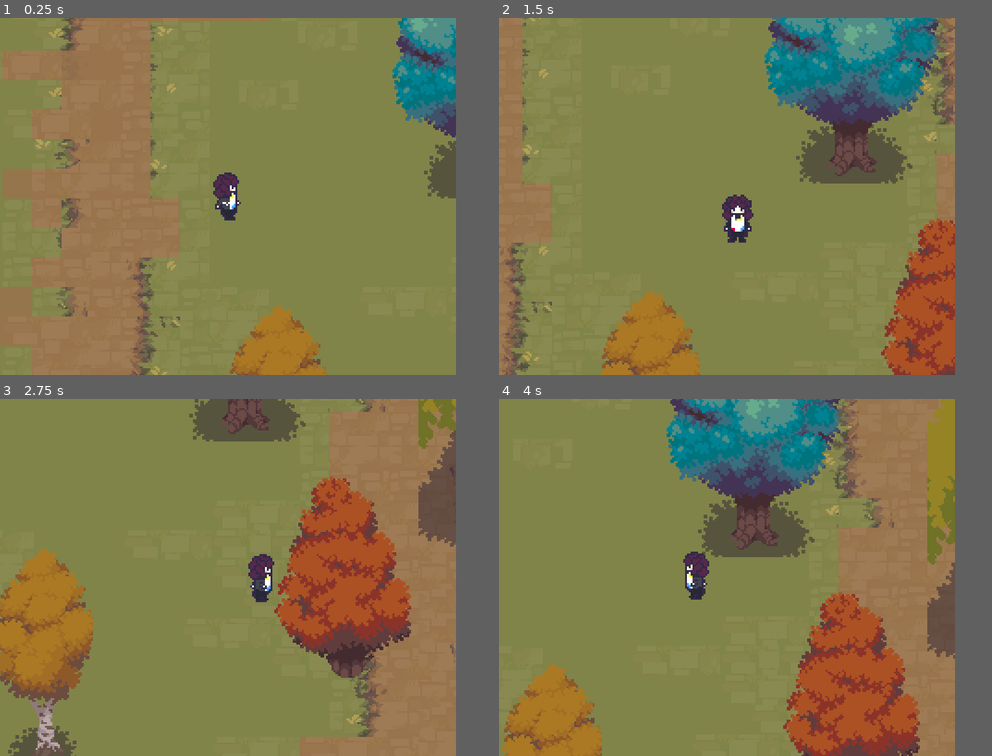
Above: before the commit, frames 1-4 (two rows, left to right).
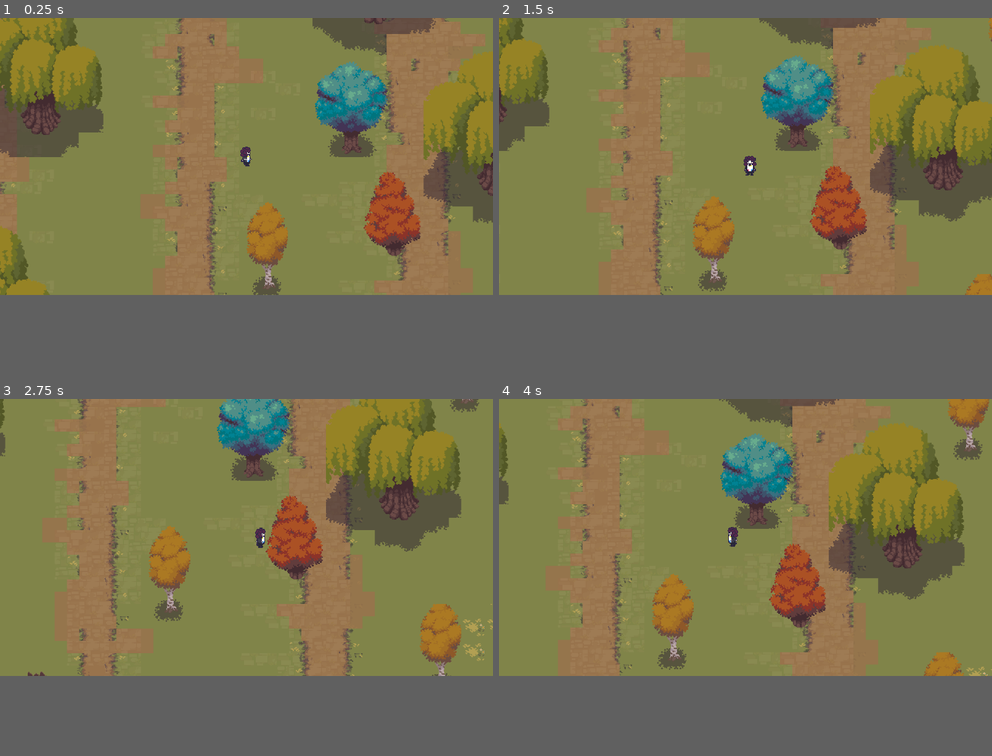
Above: after the commit, the same moments.

Repository: Novaaaaaaaaa0/KnightHacks2026
Game: Godot game, scene res://scenes/puzzle1.tscn
The game is run twice, just before and just after one commit, with the same random seed, the same clock (stepped at 60 frames per second) and the same inputs.
Inputs:
- Up to frame 1 (0.25 s): no input
- Up to frame 2 (1.5 s): tap Enter at 0.5 s; hold D (moveRight) 0.53-1.28 s; hold S (moveDown) from 1.28 s (still down)
- Up to frame 3 (2.75 s): release S (moveDown) at 2.03 s; hold D (moveRight) from 2.03 s (still down)
- Up to frame 4 (4 s): release D (moveRight) at 2.78 s; hold W (moveUp) 2.78-3.53 s; hold A (moveLeft) from 3.53 s (still down)
In our replay, the window is 740x580 before the commit and 800x450 after it. These sizes can differ from the game's own. Grey fills any space a smaller window leaves; there, only what the larger window draws over its background counts as a difference.

The runs differ from the first frame. In frame 1, 45% of the frame differs, in the area x 0-100%, y 0-100%; in frame 2, 44%; in frame 3, 44%; in frame 4, 50%.

Commit message:
Created Parallax effect on TitleScreen

Diff:
--- /dev/null
+++ b/assets/shaders/blueShader.tres
@@ -0,0 +1,12 @@
+[gd_resource type="ShaderMaterial" format=3 uid="uid://ufjqox7ikphh"]
+
+[ext_resource type="Shader" uid="uid://bv0x6iecbvljm" path="res://assets/shaders/shaders/redShader.gdshader" id="1_jcver"]
+
+[resource]
+shader = ExtResource("1_jcver")
+shader_parameter/threshold_r = 0.122000005795
+shader_parameter/threshold_g = 0.14000000665
+shader_parameter/threshold_b = 0.298000014155
+shader_parameter/threshold = 1.5600000741
+shader_parameter/spare_color = Color(0.19040763, 0.2625505, 0.394102, 1)
+shader_parameter/tolerance = 0.9330000443175
--- /dev/null
+++ b/assets/shaders/greenShader.tres
@@ -0,0 +1,40 @@
+[gd_resource type="ShaderMaterial" format=3 uid="uid://j4k1yhpqn6w4"]
+
+[sub_resource type="Shader" id="Shader_v44td"]
+code = "shader_type canvas_item;
+
+uniform float threshold_r: hint_range(0.0, 1.0);
+uniform float threshold_g: hint_range(0.0, 1.0);
+uniform float threshold_b: hint_range(0.0, 1.0);
+uniform float threshold: hint_range(0.0, 10.0);
+
+uniform vec3 spare_color: source_color;
+uniform float tolerance: hint_range(0.0, 1.0);
+
+void fragment() {
+	vec3 orig_color = texture(TEXTURE,UV).rgb;
+	// Grayscale control
+	float r = COLOR.r + threshold_r;
+	float g = COLOR.g + threshold_g;
+	float b = COLOR.g + threshold_b;
+	float color = r * g * b;
+	color = clamp(color,0.,color-threshold);
+	COLOR.rgb = vec3(color);
+
+	// Spare color control
+	// difference between target color and original texture color
+	float diff = distance(spare_color,orig_color);
+	// create mask for selected color
+	float spare_mask = diff > tolerance ? 0. : 1.;
+
+	COLOR.rgb = mix(vec3(color),spare_color,spare_mask);
+}"
+
+[resource]
+shader = SubResource("Shader_v44td")
+shader_parameter/threshold_r = 0.0890000042275
+shader_parameter/threshold_g = 0.118000005605
+shader_parameter/threshold_b = 0.10800000512999999
+shader_parameter/threshold = 0.0
+shader_parameter/spare_color = Color(0.19840994, 0.3597371, 0.194574, 1)
+shader_parameter/tolerance = 0.2850000135375
--- /dev/null
+++ b/assets/shaders/redShader.tres
@@ -0,0 +1,40 @@
+[gd_resource type="ShaderMaterial" format=3 uid="uid://b5mmklpcsk6j2"]
+
+[sub_resource type="Shader" id="Shader_uqt1p"]
+code = "shader_type canvas_item;
+
+uniform float threshold_r: hint_range(0.0, 1.0);
+uniform float threshold_g: hint_range(0.0, 1.0);
+uniform float threshold_b: hint_range(0.0, 1.0);
+uniform float threshold: hint_range(0.0, 10.0);
+
+uniform vec3 spare_color: source_color;
+uniform float tolerance: hint_range(0.0, 1.0);
+
+void fragment() {
+	vec3 orig_color = texture(TEXTURE,UV).rgb;
+	// Grayscale control
+	float r = COLOR.r + threshold_r;
+	float g = COLOR.g + threshold_g;
+	float b = COLOR.g + threshold_b;
+	float color = r * g * b;
+	color = clamp(color,0.,color-threshold);
+	COLOR.rgb = vec3(color);
+
+	// Spare color control
+	// difference between target color and original texture color
+	float diff = distance(spare_color,orig_color);
+	// create mask for selected color
+	float spare_mask = diff > tolerance ? 0. : 1.;
+
+	COLOR.rgb = mix(vec3(color),spare_color,spare_mask);
+}"
+
+[resource]
+shader = SubResource("Shader_uqt1p")
+shader_parameter/threshold_r = 0.2090000099275
+shader_parameter/threshold_g = 1.0
+shader_parameter/threshold_b = 0.4230000200925
+shader_parameter/threshold = 1.7510000831724999
+shader_parameter/spare_color = Color(0.62650627, 0.37125087, 0.4232491, 1)
+shader_parameter/tolerance = 0.7710000366225
--- /dev/null
+++ b/assets/shaders/shaders/blueShader.gdshader
@@ -0,0 +1,28 @@
+shader_type canvas_item;
+
+uniform float threshold_r: hint_range(0.0, 1.0);
+uniform float threshold_g: hint_range(0.0, 1.0);
+uniform float threshold_b: hint_range(0.0, 1.0);
+uniform float threshold: hint_range(0.0, 10.0);
+
+uniform vec3 spare_color: source_color;
+uniform float tolerance: hint_range(0.0, 1.0);
+
+void fragment() {
+	vec3 orig_color = texture(TEXTURE,UV).rgb;
+	// Grayscale control
+	float r = COLOR.r + threshold_r;
+	float g = COLOR.g + threshold_g;
+	float b = COLOR.g + threshold_b;
+	float color = r * g * b;
+	color = clamp(color,0.,color-threshold);
+	COLOR.rgb = vec3(color);
+
+	// Spare color control
+	// difference between target color and original texture color
+	float diff = distance(spare_color,orig_color);
+	// create mask for selected color
+	float spare_mask = diff > tolerance ? 0. : 1.;
+
+	COLOR.rgb = mix(vec3(color),spare_color,spare_mask);
+}
--- /dev/null
+++ b/assets/shaders/shaders/redShader.gdshader
@@ -0,0 +1,28 @@
+shader_type canvas_item;
+
+uniform float threshold_r: hint_range(0.0, 1.0);
+uniform float threshold_g: hint_range(0.0, 1.0);
+uniform float threshold_b: hint_range(0.0, 1.0);
+uniform float threshold: hint_range(0.0, 10.0);
+
+uniform vec3 spare_color: source_color;
+uniform float tolerance: hint_range(0.0, 1.0);
+
+void fragment() {
+	vec3 orig_color = texture(TEXTURE,UV).rgb;
+	// Grayscale control
+	float r = COLOR.r + threshold_r;
+	float g = COLOR.g + threshold_g;
+	float b = COLOR.g + threshold_b;
+	float color = r * g * b;
+	color = clamp(color,0.,color-threshold);
+	COLOR.rgb = vec3(color);
+
+	// Spare color control
+	// difference between target color and original texture color
+	float diff = distance(spare_color,orig_color);
+	// create mask for selected color
+	float spare_mask = diff > tolerance ? 0. : 1.;
+
+	COLOR.rgb = mix(vec3(color),spare_color,spare_mask);
+}
--- a/assets/shaders/shaders/title_menu_shaders.gdshader
+++ b/assets/shaders/shaders/title_menu_shaders.gdshader
@@ -1,8 +1,28 @@
 shader_type canvas_item;
 
-// --- Uniforms --- //
-uniform bool weighted = true;	// Determines whether to use normal or weighted averages
+uniform float threshold_r: hint_range(0.0, 1.0);
+uniform float threshold_g: hint_range(0.0, 1.0);
+uniform float threshold_b: hint_range(0.0, 1.0);
+uniform float threshold: hint_range(0.0, 10.0);
+
+uniform vec3 spare_color: source_color;
+uniform float tolerance: hint_range(0.0, 1.0);
 
 void fragment() {
-	COLOR.rgb = mix(vec3((COLOR.r + COLOR.g + COLOR.b) / 3.0),  vec3(0.299 * COLOR.r + 0.587 * COLOR.g + 0.114 * COLOR.b), float(weighted));
+	vec3 orig_color = texture(TEXTURE,UV).rgb;
+	// Grayscale control
+	float r = COLOR.r + threshold_r;
+	float g = COLOR.g + threshold_g;
+	float b = COLOR.g + threshold_b;
+	float color = r * g * b;
+	color = clamp(color,0.,color-threshold);
+	COLOR.rgb = vec3(color);
+
+	// Spare color control
+	// difference between target color and original texture color
+	float diff = distance(spare_color,orig_color);
+	// create mask for selected color
+	float spare_mask = diff > tolerance ? 0. : 1.;
+
+	COLOR.rgb = mix(vec3(color),spare_color,spare_mask);
 }
--- a/assets/shaders/shaders/title_menu_shaders.tres
+++ b/assets/shaders/shaders/title_menu_shaders.tres
@@ -1,7 +1,12 @@
 [gd_resource type="ShaderMaterial" format=3 uid="uid://dx500ndh5t8v2"]
 
-[ext_resource type="Shader" uid="uid://b164lu2oanfna" path="res://assets/shaders/title_menu_shaders.gdshader" id="1_6offa"]
+[ext_resource type="Shader" uid="uid://bv0x6iecbvljm" path="res://assets/shaders/shaders/redShader.gdshader" id="1_ud6no"]
 
 [resource]
-shader = ExtResource("1_6offa")
-shader_parameter/weighted = true
+shader = ExtResource("1_ud6no")
+shader_parameter/threshold_r = 0.122000005795
+shader_parameter/threshold_g = 0.09600000456
+shader_parameter/threshold_b = 0.0970000046075
+shader_parameter/threshold = 0.0
+shader_parameter/spare_color = Color(0.4732983, 0.25100338, 0.22955707, 1)
+shader_parameter/tolerance = 0.2550000121125
--- a/project.godot
+++ b/project.godot
@@ -22,8 +22,8 @@
 
 [display]
 
-window/size/viewport_width=740
-window/size/viewport_height=580
+window/size/viewport_width=1920
+window/size/viewport_height=1080
 window/stretch/mode="viewport"
 
 [editor_plugins]
@@ -56,6 +56,52 @@
 , Object(InputEventKey,"resource_local_to_scene":false,"resource_name":"","device":-1,"window_id":0,"alt_pressed":false …(186 unchanged characters)…
 ]
 }
+zoom_in={
+"deadzone": 0.2,
+"events": [Object(InputEventJoypadMotion,"resource_local_to_scene":false,"resource_name":"","device":-1,"axis":5,"axis_value":1.0,"script":null)
+, Object(InputEventKey,"resource_local_to_scene":false,"resource_name":"","device":16,"window_id":0,"alt_pressed":false,"shift_pressed":false,"ctrl_pressed":false,"meta_pressed":false,"pressed":false,"keycode":0,"physical_keycode":4194323,"key_label":0,"unicode":0,"location":0,"echo":false,"script":null)
+]
+}
+zoom_out={
+"deadzone": 0.2,
+"events": [Object(InputEventJoypadMotion,"resource_local_to_scene":false,"resource_name":"","device":-1,"axis":4,"axis_value":1.0,"script":null)
+, Object(InputEventKey,"resource_local_to_scene":false,"resource_name":"","device":16,"window_id":0,"alt_pressed":false,"shift_pressed":false,"ctrl_pressed":false,"meta_pressed":false,"pressed":false,"keycode":0,"physical_keycode":4194324,"key_label":0,"unicode":0,"location":0,"echo":false,"script":null)
+]
+}
+mouse_wheel_zoom_in={
+"deadzone": 0.2,
+"events": [Object(InputEventMouseButton,"resource_local_to_scene":false,"resource_name":"","device":-1,"window_id":0,"alt_pressed":false,"shift_pressed":false,"ctrl_pressed":false,"meta_pressed":false,"button_mask":0,"position":Vector2(0, 0),"global_position":Vector2(0, 0),"factor":1.0,"button_index":4,"canceled":false,"pressed":false,"double_click":false,"script":null)
+]
+}
+mouse_wheel_zoom_out={
+"deadzone": 0.2,
+"events": [Object(InputEventMouseButton,"resource_local_to_scene":false,"resource_name":"","device":-1,"window_id":0,"alt_pressed":false,"shift_pressed":false,"ctrl_pressed":false,"meta_pressed":false,"button_mask":0,"position":Vector2(0, 0),"global_position":Vector2(0, 0),"factor":1.0,"button_index":5,"canceled":false,"pressed":false,"double_click":false,"script":null)
+]
+}
+pan_left={
+"deadzone": 0.2,
+"events": [Object(InputEventJoypadMotion,"resource_local_to_scene":false,"resource_name":"","device":-1,"axis":2,"axis_value":-1.0,"script":null)
+, Object(InputEventKey,"resource_local_to_scene":false,"resource_name":"","device":16,"window_id":0,"alt_pressed":false,"shift_pressed":false,"ctrl_pressed":false,"meta_pressed":false,"pressed":false,"keycode":0,"physical_keycode":4194442,"key_label":0,"unicode":0,"location":0,"echo":false,"script":null)
+]
+}
+pan_right={
+"deadzone": 0.2,
+"events": [Object(InputEventJoypadMotion,"resource_local_to_scene":false,"resource_name":"","device":-1,"axis":2,"axis_value":1.0,"script":null)
+, Object(InputEventKey,"resource_local_to_scene":false,"resource_name":"","device":16,"window_id":0,"alt_pressed":false,"shift_pressed":false,"ctrl_pressed":false,"meta_pressed":false,"pressed":false,"keycode":0,"physical_keycode":4194444,"key_label":0,"unicode":0,"location":0,"echo":false,"script":null)
+]
+}
+pan_up={
+"deadzone": 0.2,
+"events": [Object(InputEventJoypadMotion,"resource_local_to_scene":false,"resource_name":"","device":-1,"axis":3,"axis_value":-1.0,"script":null)
+, Object(InputEventKey,"resource_local_to_scene":false,"resource_name":"","device":16,"window_id":0,"alt_pressed":false,"shift_pressed":false,"ctrl_pressed":false,"meta_pressed":false,"pressed":false,"keycode":0,"physical_keycode":4194446,"key_label":0,"unicode":0,"location":0,"echo":false,"script":null)
+]
+}
+pan_down={
+"deadzone": 0.2,
+"events": [Object(InputEventJoypadMotion,"resource_local_to_scene":false,"resource_name":"","device":-1,"axis":3,"axis_value":1.0,"script":null)
+, Object(InputEventKey,"resource_local_to_scene":false,"resource_name":"","device":16,"window_id":0,"alt_pressed":false,"shift_pressed":false,"ctrl_pressed":false,"meta_pressed":false,"pressed":false,"keycode":0,"physical_keycode":4194440,"key_label":0,"unicode":0,"location":0,"echo":false,"script":null)
+]
+}
 
 [physics]
 
--- a/scenes/titlescreen.tscn
+++ b/scenes/titlescreen.tscn
@@ -1,17 +1,20 @@
 [gd_scene format=3 uid="uid://tw1pyuihjksk"]
 
 [ext_resource type="Theme" uid="uid://brfsn1sfhw4k7" path="res://assets/fonts/new_theme.tres" id="1_6d6rd"]
-[ext_resource type="Material" uid="uid://dx500ndh5t8v2" path="res://assets/shaders/title_menu_shaders.tres" id="1_8or72"]
-[ext_resource type="Texture2D" uid="uid://cusjq3nbt6jop" path="res://assets/backgrounds/Pine Hills/png/00_background.png" id="1_vhbaf"]
+[ext_resource type="Material" uid="uid://j4k1yhpqn6w4" path="res://assets/shaders/greenShader.tres" id="1_lsij0"]
+[ext_resource type="Texture2D" uid="uid://cqy74g4gah5wd" path="res://assets/backgrounds/Pine Hills/png/00_background.png" id="1_vhbaf"]
 [ext_resource type="Script" uid="uid://daqpvna7muwh" path="res://scripts/save.gd" id="2_3jj3l"]
-[ext_resource type="Texture2D" uid="uid://c75vocen6r2f8" path="res://assets/backgrounds/Pine Hills/png/02_cloud1.png" id="2_v6ms7"]
-[ext_resource type="Texture2D" uid="uid://chmvwnqqrtlr5" path="res://assets/backgrounds/Pine Hills/png/03_cloud2.png" id="3_rpvs4"]
-[ext_resource type="Texture2D" uid="uid://bkpvhbi2flfud" path="res://assets/backgrounds/Pine Hills/png/06_back_mountains.png" id="5_hcbn3"]
-[ext_resource type="Texture2D" uid="uid://bc3wtm6713ygt" path="res://assets/backgrounds/Pine Hills/png/07_mid_hills.png" id="6_ybki2"]
-[ext_resource type="Texture2D" uid="uid://blei6avlfrt8t" path="res://assets/backgrounds/Pine Hills/png/09_front_grass.png" id="7_lsij0"]
-[ext_resource type="Texture2D" uid="uid://cufvnssae47dk" path="res://assets/backgrounds/Pine Hills/png/10_front_leafs.png" id="8_y7yat"]
-[ext_resource type="Texture2D" uid="uid://bugyg8pb3afru" path="res://assets/backgrounds/Pine Hills/png/12_front_trees2.png" id="9_t3dwt"]
-[ext_resource type="Texture2D" uid="uid://drchtmvu0bvj8" path="res://assets/backgrounds/Pine Hills/png/11_front_trees1.png" id="10_anfsg"]
+[ext_resource type="Texture2D" uid="uid://bykyr8hicis2p" path="res://assets/backgrounds/Pine Hills/png/02_cloud1.png" id="2_v6ms7"]
+[ext_resource type="Script" uid="uid://rakudbm2ylfv" path="res://scripts/parallax.gd" id="2_y7yat"]
+[ext_resource type="Texture2D" uid="uid://djooelijmfpx2" path="res://assets/backgrounds/Pine Hills/png/03_cloud2.png" id="3_rpvs4"]
+[ext_resource type="Material" uid="uid://b5mmklpcsk6j2" path="res://assets/shaders/redShader.tres" id="3_t3dwt"]
+[ext_resource type="Texture2D" uid="uid://dovbbvrni6nbu" path="res://assets/backgrounds/Pine Hills/png/06_back_mountains.png" id="5_hcbn3"]
+[ext_resource type="Texture2D" uid="uid://cwxse51obhdur" path="res://assets/backgrounds/Pine Hills/png/07_mid_hills.png" id="6_ybki2"]
+[ext_resource type="Material" uid="uid://ufjqox7ikphh" path="res://assets/shaders/blueShader.tres" id="7_anfsg"]
+[ext_resource type="Texture2D" uid="uid://crvhme4lg0eti" path="res://assets/backgrounds/Pine Hills/png/09_front_grass.png" id="7_lsij0"]
+[ext_resource type="Texture2D" uid="uid://dkeo25dkg3tdi" path="res://assets/backgrounds/Pine Hills/png/10_front_leafs.png" id="8_y7yat"]
+[ext_resource type="Texture2D" uid="uid://dwyntii7xxaaj" path="res://assets/backgrounds/Pine Hills/png/12_front_trees2.png" id="9_t3dwt"]
+[ext_resource type="Texture2D" uid="uid://b8y8ishoblkke" path="res://assets/backgrounds/Pine Hills/png/11_front_trees1.png" id="10_anfsg"]
 
 [sub_resource type="PlaceholderTexture2D" id="PlaceholderTexture2D_o8hdv"]
 size = Vector2(450, 150)
@@ -27,44 +30,53 @@
 offset_bottom = 1080.0
 
 [node name="Control" type="Control" parent="Control" unique_id=571521107]
-material = ExtResource("1_8or72")
+material = ExtResource("1_lsij0")
 anchors_preset = 0
 offset_right = 40.0
 offset_bottom = 40.0
 
 [node name="BackgroundParallax" type="Parallax2D" parent="Control/Control" unique_id=796565213]
-use_parent_material = true
-repeat_size = Vector2(1920, 1080)
-autoscroll = Vector2(0.2, 1)
+material = ExtResource("3_t3dwt")
+repeat_size = Vector2(1920, 0)
+autoscroll = Vector2(50, 0)
 follow_viewport = false
 
 [node name="Background" type="Sprite2D" parent="Control/Control/BackgroundParallax" unique_id=203568033]
+texture_repeat = 2
 use_parent_material = true
 scale = Vector2(6, 6)
 texture = ExtResource("1_vhbaf")
 centered = false
 flip_h = true
+region_enabled = true
+region_rect = Rect2(1920, 1080, 0, 0)
 
 [node name="BackClouds" type="Sprite2D" parent="Control/Control/BackgroundParallax" unique_id=1327725535]
 modulate = Color(0.9490196, 0.9490196, 0.9490196, 0.16470589)
+texture_repeat = 2
 use_parent_material = true
 scale = Vector2(6, 6)
 texture = ExtResource("2_v6ms7")
 centered = false
 flip_h = true
+region_enabled = true
+region_rect = Rect2(1920, 1080, 0, 0)
 
 [node name="BackCloud2" type="Sprite2D" parent="Control/Control/BackgroundParallax" unique_id=265306852]
 modulate = Color(0.9490196, 0.9490196, 0.9490196, 0.16470589)
+texture_repeat = 2
 use_parent_material = true
 scale = Vector2(6, 6)
 texture = ExtResource("3_rpvs4")
 centered = false
 flip_h = true
+region_enabled = true
+region_rect = Rect2(1920, 1080, 0, 0)
 
 [node name="MountainsParallax" type="Parallax2D" parent="Control/Control" unique_id=1550566223]
-use_parent_material = true
-repeat_size = Vector2(1920, 1080)
-autoscroll = Vector2(0.5, 1)
+material = ExtResource("7_anfsg")
+repeat_size = Vector2(1920, 0)
+autoscroll = Vector2(80, 1)
 follow_viewport = false
 
 [node name="BackMountains" type="Sprite2D" parent="Control/Control/MountainsParallax" unique_id=497731745]
@@ -82,10 +94,12 @@
 flip_h = true
 
 [node name="NatureParallax" type="Parallax2D" parent="Control/Control" unique_id=1195031968]
+material = ExtResource("1_lsij0")
 use_parent_material = true
-repeat_size = Vector2(1920, 1080)
-autoscroll = Vector2(0.7, 1)
+repeat_size = Vector2(1920, 0)
+autoscroll = Vector2(100, 1)
 follow_viewport = false
+script = ExtResource("2_y7yat")
 
 [node name="FrontGrass" type="Sprite2D" parent="Control/Control/NatureParallax" unique_id=55271201]
 use_parent_material = true
--- /dev/null
+++ b/scripts/parallax.gd
@@ -0,0 +1,7 @@
+extends Control
+
+# TODO: Change shaders based on saves
+
+# Called when the node enters the scene tree for the first time.
+func _ready() -> void:
+	pass
Not shown, added: assets/shaders/shaders/blueShader.gdshader.uid
Not shown, added: assets/shaders/shaders/redShader.gdshader.uid
Not shown, added: scripts/parallax.gd.uid
